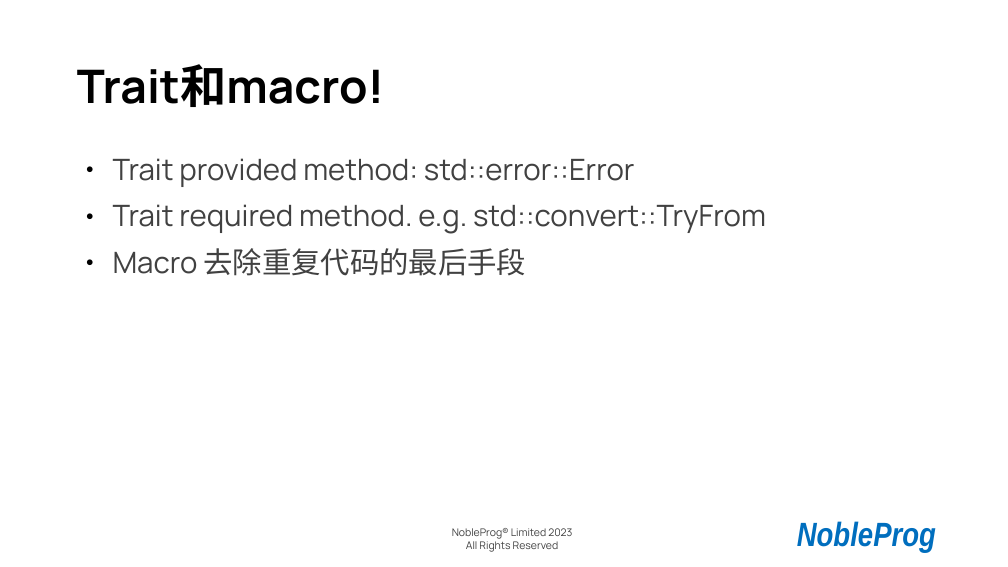
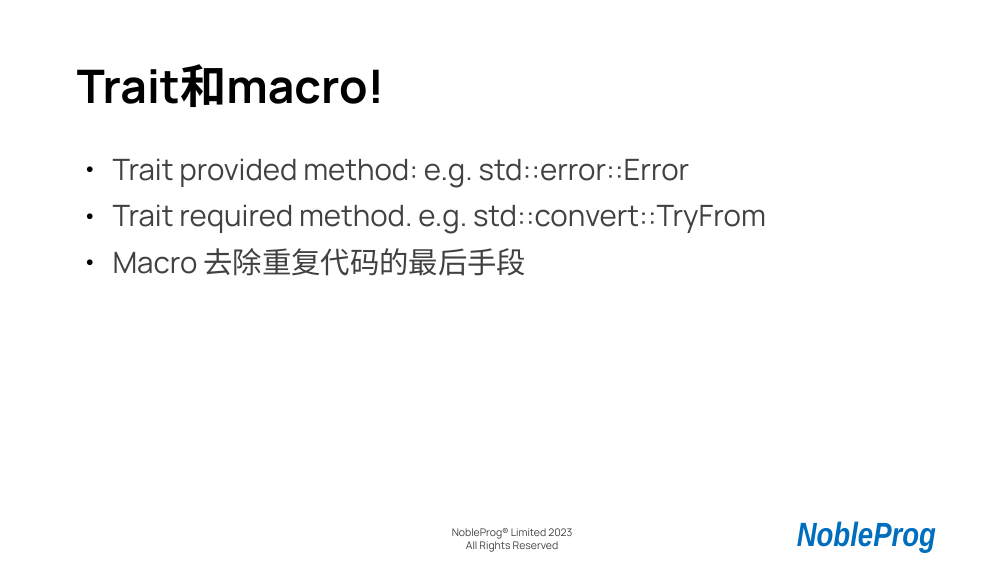
Before and after one commit to cathay4t/rust_training_2023_shanghai, a slide deck: slide 17 of presentation.odp. Drawn at 1008x567 pixels with LibreOffice and Linux fonts; fonts in the diff are those of the drawing; background and template pictures are left out. Boxes give left, top, right and bottom in pixels: in the first picture for what was removed or moved away, otherwise in the second. Text is boxed around its words. In the diff, an @@ line names an element or a change of style, - is before the commit and + after.

```diff
--- a/presentation.odp
+++ b/presentation.odp
@@ text at <box>113,158,690,188</box>: text changed @@
-● Trait provided method: std::error::Error
+● Trait provided method: e.g. std::error::Error
```
Also in this commit, not shown: 2 other slides changed, 2 slides added, 3 other files.
